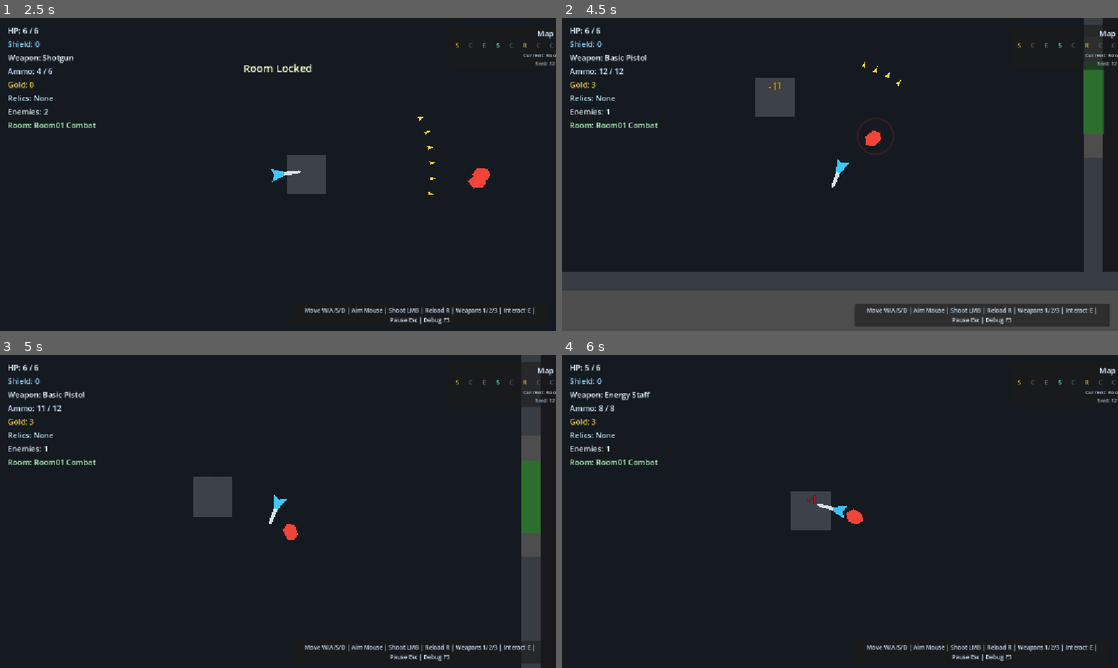
Above: before the commit, frames 1-4 (two rows, left to right).
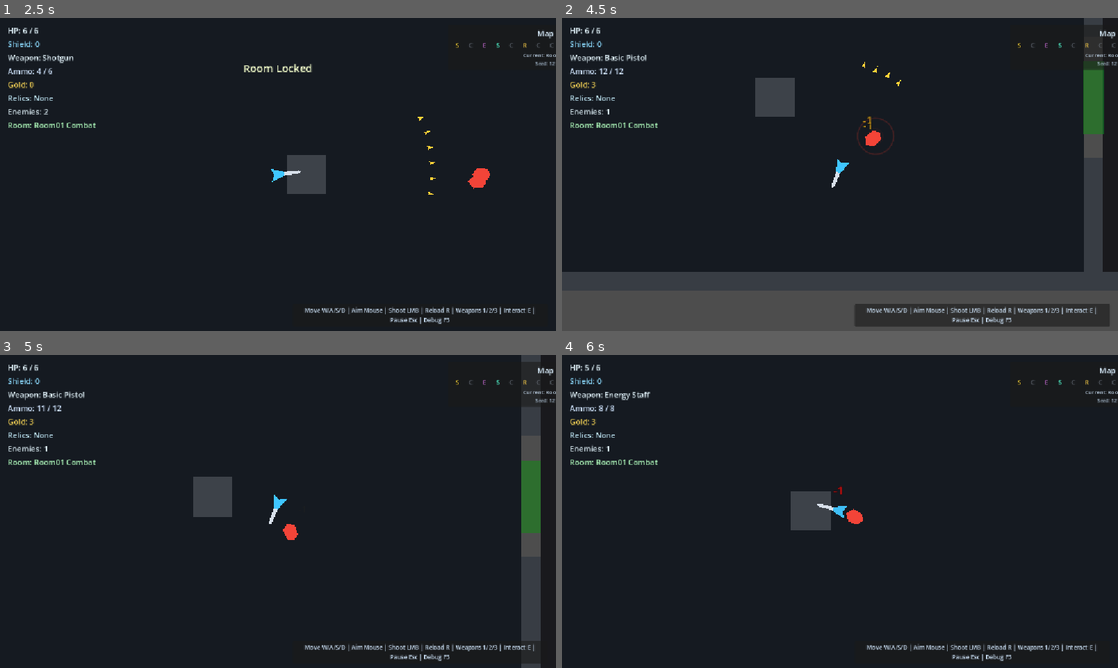
Above: after the commit, the same moments.

Repository: mrmi9/Dungeon-Unleashed
Game: Godot game, scene res://scenes/main/Main.tscn
The game is run twice, just before and just after one commit, with the same random seed, the same clock (stepped at 60 frames per second) and the same inputs.
Inputs (mouse positions are in pixels of both pictures, inside the frame that each line leads up to):
- Up to frame 1 (2.5 s): click (278, 168) at 0.52 s; type "12" at 0.6 s; click "Start Run" at 1.25 s; tap Enter at 2 s; move the mouse to (400, 158) at 2.02 s; press the mouse at (400, 158) at 2.03 s; hold D (move_right) from 2.03 s (still down)
- Up to frame 2 (4.5 s): move the mouse to (728, 190) at 2.77 s; release D (move_right) at 2.78 s; release the mouse at (728, 190) at 2.78 s; hold S (move_down) 2.78-3.53 s; tap E (interact) at 2.85 s; click (728, 190) at 3.05 s; move the mouse to (895, 105) at 3.52 s; press the mouse at (895, 105) at 3.53 s; hold D (move_right) 3.53-4.28 s; move the mouse to (812, 237) at 4.27 s; release the mouse at (812, 237) at 4.28 s; hold W (move_up) from 4.28 s (still down); tap 1 (weapon_slot_1) at 4.35 s
- Up to frame 3 (5 s): keep holding W (move_up); click (250, 574) at 4.55 s
- Up to frame 4 (6 s): move the mouse to (1006, 558) at 5.02 s; release W (move_up) at 5.03 s; press the mouse at (1006, 558) at 5.03 s; hold A (move_left) from 5.03 s (still down); tap 2 (weapon_slot_2) at 5.1 s; tap R (reload) at 5.65 s; move the mouse to (673, 464) at 5.77 s; release the mouse at (673, 464) at 5.78 s; tap 3 (weapon_slot_3) at 5.85 s

Frame 1 is identical in both runs. In frame 2, less than 0.1% of the frame differs, in the area x 37-56%, y 20-36%; in frame 3, less than 0.1%; in frame 4, less than 0.1%.

Commit message:
Fix projectile feedback and owner lifetime

Diff:
--- a/dungeon-unleashed/scripts/debug/CombatFeedbackSmokeTest.gd
+++ b/dungeon-unleashed/scripts/debug/CombatFeedbackSmokeTest.gd
@@ -1,6 +1,10 @@
 extends Node
 
 const MAIN_SCENE := preload("res://scenes/main/Main.tscn")
+const PROJECTILE_SCENE := preload("res://scenes/projectiles/Projectile.tscn")
+const ENEMY_PROJECTILE_SCENE := preload("res://scenes/projectiles/EnemyProjectile.tscn")
+const CHASER_SCENE := preload("res://scenes/enemies/ChaserEnemy.tscn")
+const SHOOTER_SCENE := preload("res://scenes/enemies/ShooterEnemy.tscn")
 
 var _failures: Array[String] = []
 
@@ -51,6 +55,9 @@
 	var count_after_cleanup := int(main.call("get_floating_text_count"))
 	_expect(count_after_cleanup <= count_before, "Floating text should clean itself up after its duration, expected at most %d got %d" % [count_before, count_after_cleanup])
 
+	await _verify_projectile_hit_feedback_position(main)
+	await _verify_enemy_projectile_after_owner_death(player)
+
 	get_tree().paused = false
 	main.queue_free()
 	await get_tree().process_frame
@@ -74,6 +81,95 @@
 	return false
 
 
+func _verify_projectile_hit_feedback_position(main: Node) -> void:
+	_clear_floating_texts()
+	var hit_position := Vector2(420, -180)
+	var enemy := CHASER_SCENE.instantiate()
+	get_tree().root.add_child(enemy)
+	enemy.global_position = hit_position + Vector2(12, 0)
+	await get_tree().process_frame
+
+	var projectile := PROJECTILE_SCENE.instantiate() as Projectile
+	get_tree().root.add_child(projectile)
+	projectile.global_position = hit_position
+	projectile.damage = 5
+	projectile.knockback = 0.0
+	projectile.crit_chance = 0.0
+	projectile.call("_handle_collision", enemy)
+	await get_tree().process_frame
+
+	var snapshots: Array = main.call("get_floating_text_snapshots")
+	var found_near_hit := false
+	for snapshot in snapshots:
+		if not (snapshot is Dictionary):
+			continue
+		if not str(snapshot.get("text", "")).contains("-5"):
+			continue
+		var position: Vector2 = snapshot.get("position", Vector2.ZERO)
+		if position.distance_to(hit_position) <= 28.0:
+			found_near_hit = true
+			break
+	_expect(found_near_hit, "Enemy damage floating text should appear near the projectile hit position")
+
+	if is_instance_valid(enemy):
+		enemy.queue_free()
+	if is_instance_valid(projectile):
+		projectile.queue_free()
+	_clear_floating_texts()
+
+
+func _verify_enemy_projectile_after_owner_death(player: Player) -> void:
+	_clear_enemy_projectiles()
+	_clear_enemies()
+	player.set("_is_dead", false)
+	player.current_health = player.max_health
+	player.current_shield = 0
+	player.set("_invulnerability_timer", 0.0)
+	player.global_position = Vector2(-1200, -760)
+	await get_tree().physics_frame
+	await get_tree().process_frame
+
+	var shooter := SHOOTER_SCENE.instantiate()
+	get_tree().root.add_child(shooter)
+	shooter.global_position = player.global_position + Vector2(-220, 0)
+	await get_tree().process_frame
+
+	var projectile := ENEMY_PROJECTILE_SCENE.instantiate() as EnemyProjectile
+	get_tree().root.add_child(projectile)
+	projectile.global_position = player.global_position + Vector2(-96, 0)
+	projectile.call("launch", Vector2.RIGHT, 720.0, 1, shooter)
+	shooter.call("apply_damage", 9999, null, Vector2.ZERO, 0.0)
+	await get_tree().process_frame
+
+	var start_health := player.current_health
+	player.set("_invulnerability_timer", 0.0)
+	for index in range(8):
+		await get_tree().physics_frame
+		await get_tree().process_frame
+	_expect(player.current_health == start_health - 1, "Enemy projectile should safely damage player after its owner dies")
+
+	_clear_enemy_projectiles()
+	_clear_enemies()
+
+
+func _clear_floating_texts() -> void:
+	for node in get_tree().get_nodes_in_group("floating_text"):
+		if is_instance_valid(node):
+			node.queue_free()
+
+
+func _clear_enemy_projectiles() -> void:
+	for projectile in get_tree().get_nodes_in_group("enemy_projectiles"):
+		if is_instance_valid(projectile):
+			projectile.queue_free()
+
+
+func _clear_enemies() -> void:
+	for enemy in get_tree().get_nodes_in_group("enemies"):
+		if is_instance_valid(enemy):
+			enemy.queue_free()
+
+
 func _expect(condition: bool, message: String) -> void:
 	if not condition:
 		_failures.append(message)
--- a/dungeon-unleashed/scripts/effects/FloatingText.gd
+++ b/dungeon-unleashed/scripts/effects/FloatingText.gd
@@ -26,6 +26,7 @@
 	font_size = new_font_size
 	rise_distance = new_rise_distance
 	side_drift = new_side_drift
+	_start_position = position
 	_apply_label_style()
 
 
--- a/dungeon-unleashed/scripts/main/Main.gd
+++ b/dungeon-unleashed/scripts/main/Main.gd
@@ -370,14 +370,14 @@
 	_add_shake(3.5)
 	if _projectile != null and _projectile.has_method("was_last_hit_critical") and bool(_projectile.call("was_last_hit_critical")):
 		return
-	_spawn_floating_text(_get_feedback_position(_target, _projectile), "-%d" % maxi(_damage, 0), Color(1.0, 0.86, 0.34, 1.0), 20, 42.0)
+	_spawn_floating_text(_get_projectile_feedback_position(_projectile, _target), "-%d" % maxi(_damage, 0), Color(1.0, 0.86, 0.34, 1.0), 20, 42.0)
 
 
 func _on_projectile_critical_hit(_projectile: Node, _target: Node, _damage: int) -> void:
 	if run_state == RunState.RUNNING:
 		_critical_hits += 1
 	_add_shake(6.5)
-	_spawn_floating_text(_get_feedback_position(_target, _projectile), "CRIT %d" % maxi(_damage, 0), Color(1.0, 0.3, 0.12, 1.0), 26, 58.0)
+	_spawn_floating_text(_get_projectile_feedback_position(_projectile, _target), "CRIT %d" % maxi(_damage, 0), Color(1.0, 0.3, 0.12, 1.0), 26, 58.0)
 
 
 func _on_enemy_died(enemy: Node) -> void:
@@ -628,10 +628,40 @@
 	return count
 
 
+func get_floating_text_snapshots() -> Array[Dictionary]:
+	var snapshots: Array[Dictionary] = []
+	for node in get_tree().get_nodes_in_group("floating_text"):
+		if not is_instance_valid(node) or node.is_queued_for_deletion():
+			continue
+		var text := ""
+		if node.has_method("get_text"):
+			text = str(node.call("get_text"))
+		var position := Vector2.ZERO
+		if node is Node2D:
+			position = (node as Node2D).global_position
+		snapshots.append({
+			"text": text,
+			"position": position,
+		})
+	return snapshots
+
+
+func _get_projectile_feedback_position(projectile: Node, target: Node) -> Vector2:
+	if projectile != null and is_instance_valid(projectile) and projectile.has_meta(&"last_hit_position"):
+		var metadata_hit_position = projectile.get_meta(&"last_hit_position")
+		if typeof(metadata_hit_position) == TYPE_VECTOR2:
+			return metadata_hit_position
+	if projectile != null and is_instance_valid(projectile) and projectile.has_method("get_last_hit_position"):
+		var hit_position = projectile.call("get_last_hit_position")
+		if typeof(hit_position) == TYPE_VECTOR2:
+			return hit_position
+	return _get_feedback_position(target, projectile)
+
+
 func _get_feedback_position(primary: Node, fallback: Node) -> Vector2:
-	if primary is Node2D:
+	if primary is Node2D and is_instance_valid(primary) and not primary.is_queued_for_deletion():
 		return (primary as Node2D).global_position
-	if fallback is Node2D:
+	if fallback is Node2D and is_instance_valid(fallback) and not fallback.is_queued_for_deletion():
 		return (fallback as Node2D).global_position
 	if is_instance_valid(player):
 		return player.global_position
--- a/dungeon-unleashed/scripts/projectiles/EnemyProjectile.gd
+++ b/dungeon-unleashed/scripts/projectiles/EnemyProjectile.gd
@@ -8,7 +8,8 @@
 var speed := 340.0
 var damage := 1
 var _direction := Vector2.RIGHT
-var _owner_body: Node
+var _owner_ref: WeakRef
+var _owner_rid := RID()
 var _distance_traveled := 0.0
 
 
@@ -20,7 +21,8 @@
 	_direction = direction.normalized() if direction.length_squared() > 0.001 else Vector2.RIGHT
 	speed = projectile_speed
 	damage = projectile_damage
-	_owner_body = owner_body
+	_owner_ref = weakref(owner_body) if owner_body != null else null
+	_owner_rid = (owner_body as CollisionObject2D).get_rid() if owner_body is CollisionObject2D else RID()
 	global_rotation = _direction.angle()
 
 
@@ -44,15 +46,15 @@
 func _raycast(start_position: Vector2, end_position: Vector2) -> Dictionary:
 	var query := PhysicsRayQueryParameters2D.create(start_position, end_position, collision_mask)
 	var excludes: Array[RID] = [get_rid()]
-	if _owner_body is CollisionObject2D:
-		excludes.append((_owner_body as CollisionObject2D).get_rid())
+	if _owner_rid.is_valid():
+		excludes.append(_owner_rid)
 	query.exclude = excludes
 	return get_world_2d().direct_space_state.intersect_ray(query)
 
 
 func _handle_collision(collider: Object) -> void:
 	if collider is Node and (collider as Node).has_method("take_damage"):
-		(collider as Node).call("take_damage", damage, _owner_body)
+		(collider as Node).call("take_damage", damage, _get_safe_owner_body())
 		_spawn_hit_effect()
 	queue_free()
 
@@ -63,3 +65,14 @@
 		return
 	get_tree().current_scene.add_child(effect)
 	effect.global_position = global_position
+
+
+func _get_safe_owner_body() -> Node:
+	if _owner_ref == null:
+		return null
+	var owner := _owner_ref.get_ref() as Node
+	if owner == null or not is_instance_valid(owner):
+		return null
+	if owner.is_queued_for_deletion():
+		return null
+	return owner
--- a/dungeon-unleashed/scripts/projectiles/Projectile.gd
+++ b/dungeon-unleashed/scripts/projectiles/Projectile.gd
@@ -17,6 +17,7 @@
 var _remaining_pierce := 0
 var _remaining_bounces := 0
 var _last_hit_was_critical := false
+var _last_hit_position := Vector2.ZERO
 var _hit_rids: Array[RID] = []
 
 
@@ -66,8 +67,9 @@
 	var query := PhysicsRayQueryParameters2D.create(start_position, end_position, collision_mask)
 	var excludes: Array[RID] = [get_rid()]
 	excludes.append_array(_hit_rids)
-	if _owner_body is CollisionObject2D:
-		excludes.append((_owner_body as CollisionObject2D).get_rid())
+	var owner_body := _get_safe_owner_body()
+	if owner_body is CollisionObject2D:
+		excludes.append((owner_body as CollisionObject2D).get_rid())
 	query.exclude = excludes
 
 	return get_world_2d().direct_space_state.intersect_ray(query)
@@ -76,16 +78,20 @@
 func _handle_collision(collider: Object) -> void:
 	if collider is Node and (collider as Node).has_method("apply_damage"):
 		var target := collider as Node
+		var hit_position := global_position
+		var owner_body := _get_safe_owner_body()
 		var damage_roll := _roll_damage()
 		var final_damage := int(damage_roll.get("damage", damage))
 		var was_critical := bool(damage_roll.get("critical", false))
 		_last_hit_was_critical = was_critical
-		target.call("apply_damage", final_damage, _owner_body, _direction, knockback)
+		_last_hit_position = hit_position
+		set_meta(&"last_hit_position", hit_position)
+		_track_hit_target(collider)
+		target.call("apply_damage", final_damage, owner_body, _direction, knockback)
 		Events.projectile_hit.emit(self, target, final_damage)
 		if was_critical:
 			Events.projectile_critical_hit.emit(self, target, final_damage)
-		_track_hit_target(collider)
-		_apply_explosion_damage(target, final_damage)
+		_apply_explosion_damage(target, final_damage, owner_body)
 		_spawn_hit_effect(was_critical)
 		if _remaining_pierce > 0:
 			_remaining_pierce -= 1
@@ -135,12 +141,16 @@
 	return _last_hit_was_critical
 
 
+func get_last_hit_position() -> Vector2:
+	return _last_hit_position
+
+
 func _track_hit_target(collider: Object) -> void:
 	if collider is CollisionObject2D:
 		_hit_rids.append((collider as CollisionObject2D).get_rid())
 
 
-func _apply_explosion_damage(primary_target: Node, final_damage: int) -> void:
+func _apply_explosion_damage(primary_target: Node, final_damage: int, owner_body: Node) -> void:
 	if explosion_radius <= 0.0:
 		return
 
@@ -154,7 +164,7 @@
 		var distance := enemy_node.global_position.distance_to(global_position)
 		if distance <= explosion_radius:
 			var direction := (enemy_node.global_position - global_position).normalized()
-			(enemy as Node).call("apply_damage", final_damage, _owner_body, direction, knockback * 0.7)
+			(enemy as Node).call("apply_damage", final_damage, owner_body, direction, knockback * 0.7)
 
 
 func _get_collision_normal() -> Vector2:
@@ -183,3 +193,11 @@
 	if owner_body != null and owner_body.has_method("get_crit_chance_bonus"):
 		return clampf(float(owner_body.call("get_crit_chance_bonus")), 0.0, 1.0)
 	return 0.0
+
+
+func _get_safe_owner_body() -> Node:
+	if _owner_body == null or not is_instance_valid(_owner_body):
+		return null
+	if _owner_body.is_queued_for_deletion():
+		return null
+	return _owner_body
Not shown, changed: DEVELOPMENT_LOG.md
